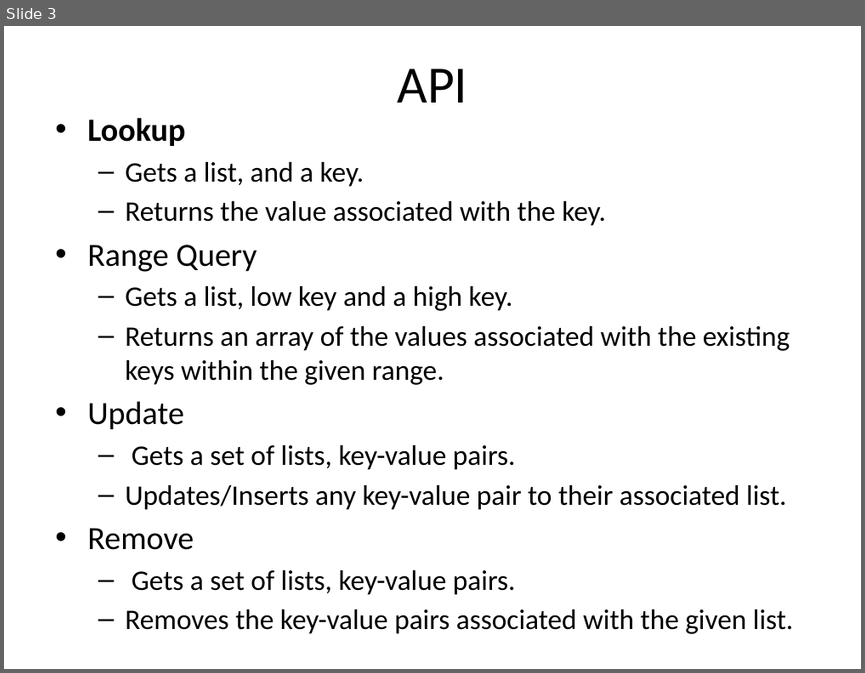
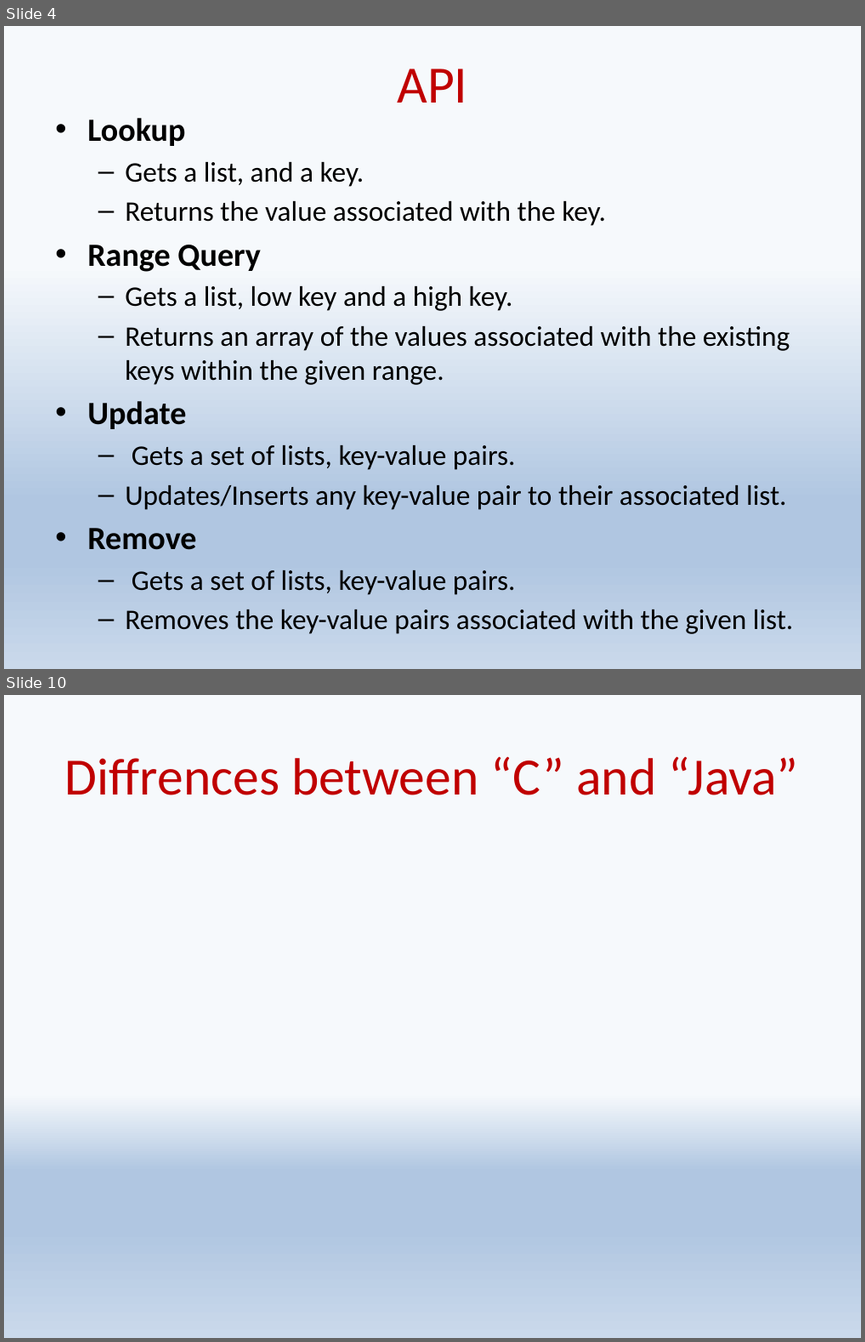
Before and after one commit to shaypele/LeapList, a slide deck: Leaplist.pptx. Shown one above the other, each under a label of ours: slide 3 before the commit, slides 4 and 10 after it; the slides between them are not shown. The pictures are 865x673 and 865x1342 pixels, drawn with LibreOffice and Linux fonts; fonts in the diff are those of the drawing. Boxes give left, top, right and bottom in pixels: in the first picture for what was removed or moved away, otherwise in the second. Text is boxed around its words. In the diff, an @@ line names an element or a change of style, - is before the commit and + after.

```diff
--- a/Leaplist.pptx
+++ b/Leaplist.pptx
@@ slide 10 added at <box>4,695,861,1338</box>, background gradient #F6F9FC to #B0C6E1 to #CAD9EB @@
@@ title added at <box>65,756,798,795</box>, 44 pt, text #C00000 @@
+Diffrences between “C” and “Java”
@@ what was slide 3 is now slide 4 @@
@@ slide 4 changed as well @@
@@ background #FFFFFF to gradient #F6F9FC to #B0C6E1 to #CAD9EB @@
@@ title "API" at <box>397,68,467,102</box>: text colour #000000 to #C00000 @@
@@ text at <box>87,244,260,550</box>: bold on in "Range Query", "Update", "Remove" @@
```
Also in this commit, not shown: 2 other slides changed, 7 other slides added, 1 other file.
